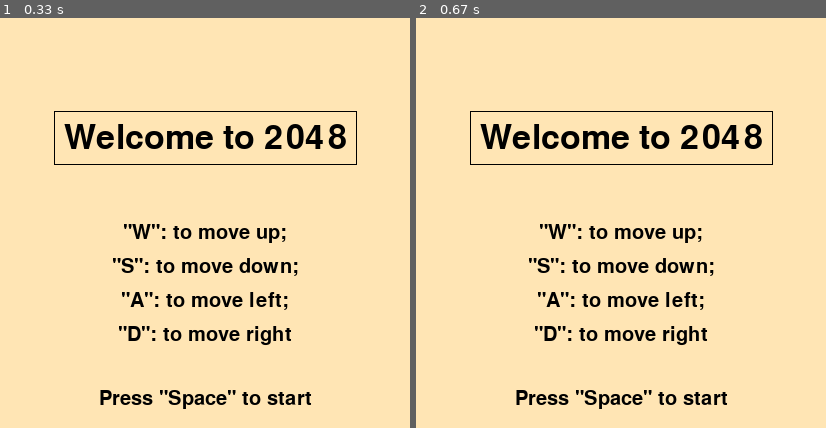
Above: before the commit, frames 1-2 (left to right).
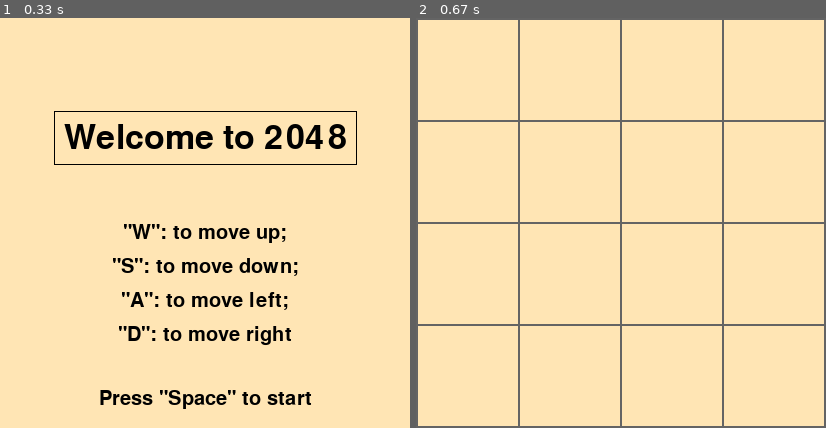
Above: after the commit, the same moments.

Repository: geniusdog-hashmaker/pygame_proj
Game: pygame game, started from project/main.py
Two runs of this game, one before a commit and one after it. Both use one fixed random seed, a clock stepped at 60 frames per second and the inputs below.
Inputs:
- Up to frame 1 (0.33 s): no input
- Up to frame 2 (0.67 s): tap Space at 0.33 s

Frame 1 is identical in both runs. In frame 2, 10% of the frame differs, in the area x 0-100%, y 0-100%.

Commit message:
now i have a field

Diff:
--- a/project/main.py
+++ b/project/main.py
@@ -1,4 +1,29 @@
 import pygame
+
+
+class CheckedField:
+    def __init__(self, width, height):
+        self.width = width
+        self.height = height
+        self.board = [[0] * width for _ in range(height)]
+        self.left = 2
+        self.top = 2
+        self.cell_size = 100
+
+    def set_view(self, left, top, cell_size):
+        global screen
+        self.left = left
+        self.top = top
+        self.cell_size = cell_size
+        self.render(screen)
+
+    def render(self, screen):
+        for y in range(self.height):
+            for x in range(self.width):
+                pygame.draw.rect(screen, (255, 229, 180),
+                                 (self.left * (x + 1) + self.cell_size * x,
+                                  self.top * (y + 1) + self.cell_size * y,
+                                  self.cell_size, self.cell_size))
 
 
 def main_screen():
@@ -41,6 +66,8 @@
                 running = False
             if event.type == pygame.KEYDOWN:
                 if event.key == pygame.K_SPACE:
-                    pass
+                    screen.fill((100, 100, 100))
+                    field = CheckedField(width, height)
+                    field.render(screen)
         clock.tick(60)
         pygame.display.flip()
